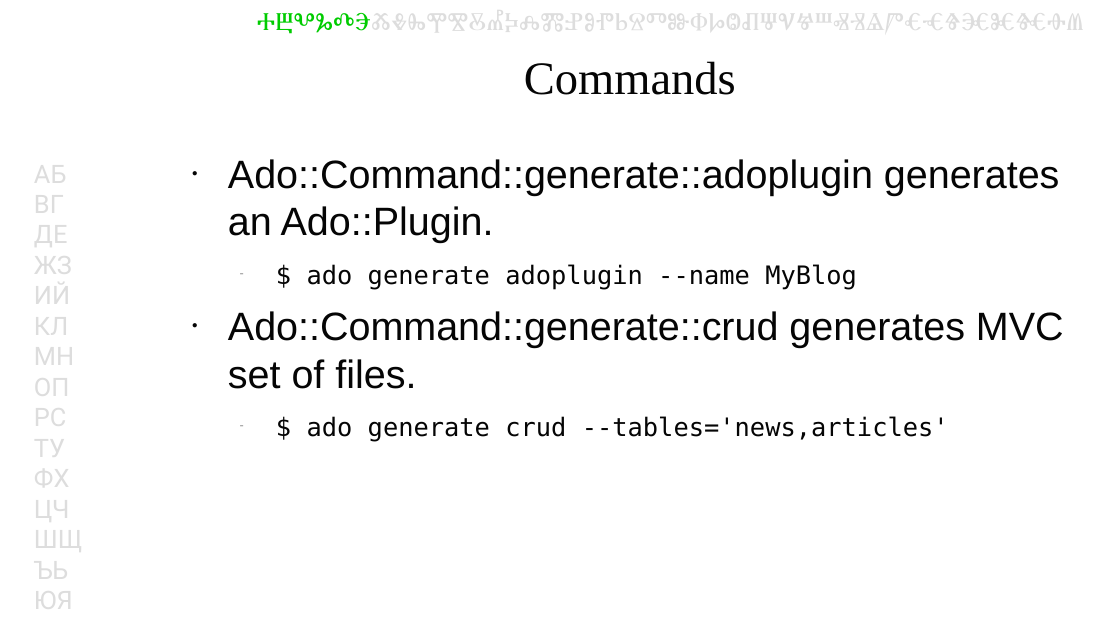
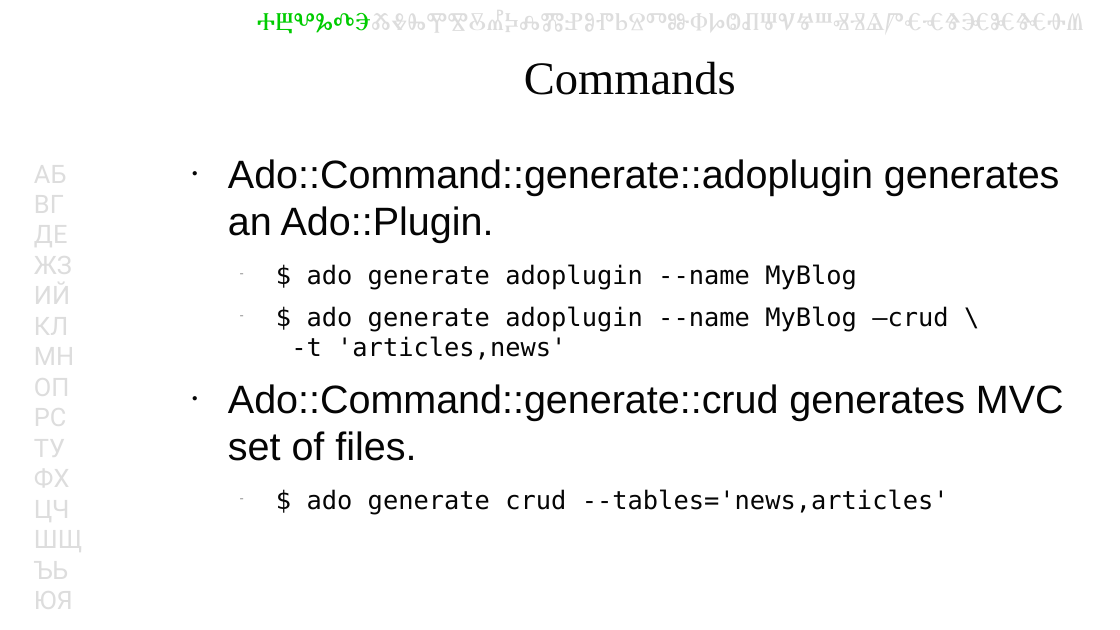
Before and after one commit to kberov/Ado-YAPC-EU-talk, a slide deck: slide 24 of Ado-YAPC-EU-2014.odp. Drawn at 1120x630 pixels with LibreOffice and Linux fonts; fonts in the diff are those of the drawing; background and template pictures are left out. Boxes give left, top, right and bottom in pixels: in the first picture for what was removed or moved away, otherwise in the second. Text is boxed around its words. In the diff, an @@ line names an element or a change of style, - is before the commit and + after.

```diff
--- a/Ado-YAPC-EU-2014.odp
+++ b/Ado-YAPC-EU-2014.odp
@@ text at (291, 306, 948, 360): paragraph added @@
+  − $ ado generate adoplugin --name MyBlog –crud \
+    -t 'articles,news'
```
Also in this commit, not shown: 1 other slide changed, 1 slide added.
